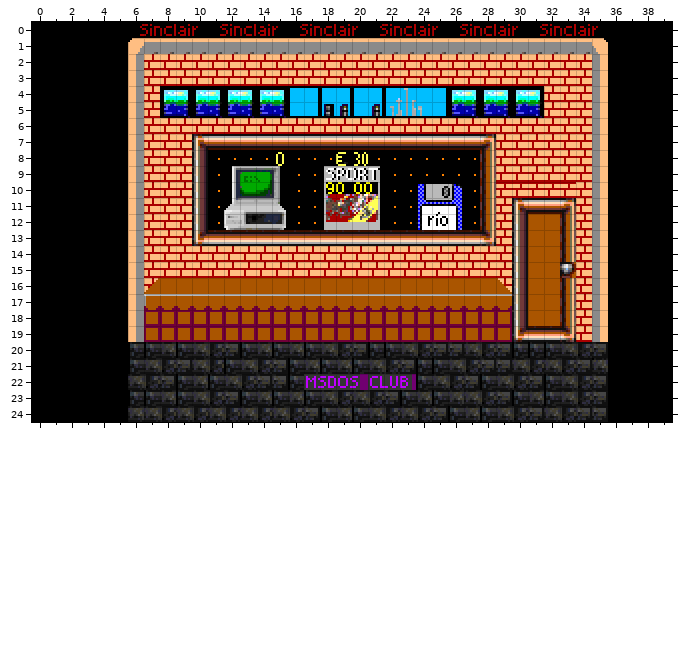
One commit to this Tiled map: static/bg1_shop.tmx. Above is the file before it was changed.
Cells are 8x8 px. Shown: x 0..39, y 0..24. Tiles whose own drawing changed are shown in their newer look in all pictures.
Once edited:
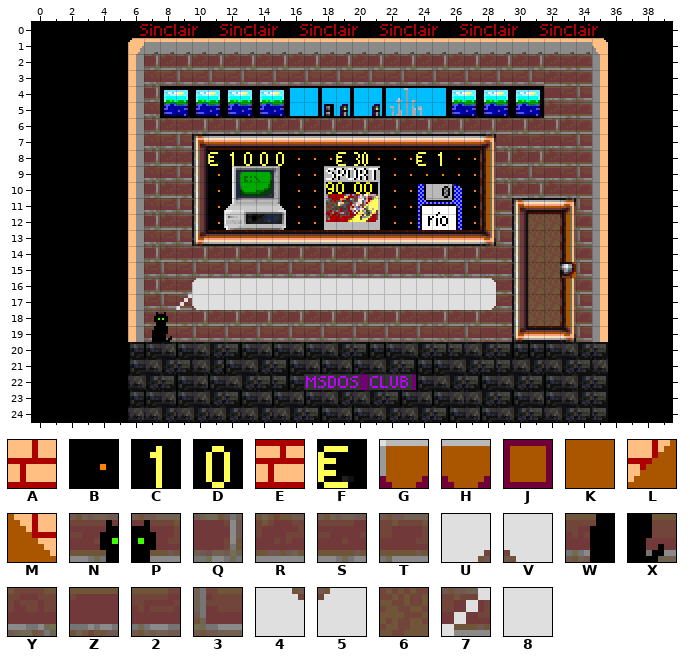
Key: from "tiles": A 42, B 174, C 176, D 177, E 199, F 207, G 327, H 328, J 359, K 363, L 393, M 425, N 706, P 707, Q 708, R 709, S 710, T 711, U 736, V 737, W 738, X 739, Y 740, Z 741, 2 742, 3 743, 4 769, 5 770, 6 771, 7 775, 8 864.
_ is an empty cell.
Change:
{"where": "layer \"Tile Layer 1\""}
{"y":2,"x":7,"old":"AAAAAAAAAAAAAAAAAAAAAAAAAAAA","new":"QRQRQRQRQRQRQRQRQRQRQRQRQRST"}
{"y":3,"x":7,"old":"AAAAAAAAAAAAAAAAAAAAAAAAAAAA","new":"Y232323232323232323232323RST"}
{"y":4,"x":7,"old":"A","new":"Q"}
{"y":4,"x":32,"old":"AAA","new":"Z23"}
{"y":5,"x":7,"old":"A","new":"Y"}
{"y":5,"x":32,"old":"AAA","new":"RST"}
{"y":6,"x":7,"old":"AAAAAAAAAAAAAAAAAAAAAAAAAAAA","new":"QRSQRQRQRQRQRQRQRQRQRQRQRQRT"}
{"y":7,"x":7,"old":"AAA","new":"Y23"}
{"y":7,"x":29,"old":"AAAAAA","new":"YZ2Z23"}
{"y":8,"x":7,"old":"AAA","new":"QRS"}
{"y":8,"x":11,"old":"BBBB","new":"FCDD"}
{"y":8,"x":24,"old":"BB","new":"FC"}
{"y":8,"x":29,"old":"AAAAAA","new":"QRQRST"}
{"y":9,"x":7,"old":"AAA","new":"Y23"}
{"y":9,"x":29,"old":"AAAAAA","new":"Y23Z23"}
{"y":10,"x":7,"old":"AAA","new":"QRS"}
{"y":10,"x":29,"old":"EEEEEA","new":"QRQRST"}
{"y":11,"x":7,"old":"AAA","new":"Y23"}
{"y":11,"x":29,"old":"A","new":"T"}
{"y":11,"x":34,"old":"A","new":"3"}
{"y":12,"x":7,"old":"AAA","new":"QRS"}
{"y":12,"x":29,"old":"A","new":"T"}
{"y":12,"x":31,"old":"KK","new":"66"}
{"y":12,"x":34,"old":"A","new":"T"}
{"y":13,"x":7,"old":"AAA","new":"Y23"}
{"y":13,"x":29,"old":"A","new":"3"}
{"y":13,"x":31,"old":"KK","new":"66"}
{"y":13,"x":34,"old":"A","new":"3"}
{"y":14,"x":7,"old":"AAAAAAAAAAAAAAAAAAAAAAA","new":"QRSQRQRQRQRQRQRQRSQRQRS"}
{"y":14,"x":31,"old":"KK","new":"66"}
{"y":14,"x":34,"old":"A","new":"T"}
{"y":15,"x":7,"old":"AAAAAAAAAAAAAAAAAAAAAAA","new":"232323232323232323Y23Z2"}
{"y":15,"x":31,"old":"KK","new":"66"}
{"y":15,"x":34,"old":"A","new":"3"}
{"y":16,"x":7,"old":"LKKKKKKKKKKKKKKKKKKKKKM","new":"QRS5888888888888888884S"}
{"y":16,"x":31,"old":"KK","new":"66"}
{"y":16,"x":34,"old":"A","new":"T"}
{"y":17,"x":7,"old":"GHHHHHHHHHHHHHHHHHHHHHH","new":"237V88888888888888888U2"}
{"y":17,"x":31,"old":"KK","new":"66"}
{"y":17,"x":34,"old":"A","new":"3"}
{"y":18,"x":7,"old":"JJJJJJJJJJJJJJJJJJJJJJJ","new":"NPSQRQRQRQRQRQRQRSQRQRS"}
{"y":18,"x":31,"old":"KK","new":"66"}
{"y":18,"x":34,"old":"A","new":"T"}
{"y":19,"x":7,"old":"JJJJJJJJJJJJJJJJJJJJJJJ","new":"WX2323232323232323Y23Z2"}
{"y":19,"x":34,"old":"A","new":"3"}
